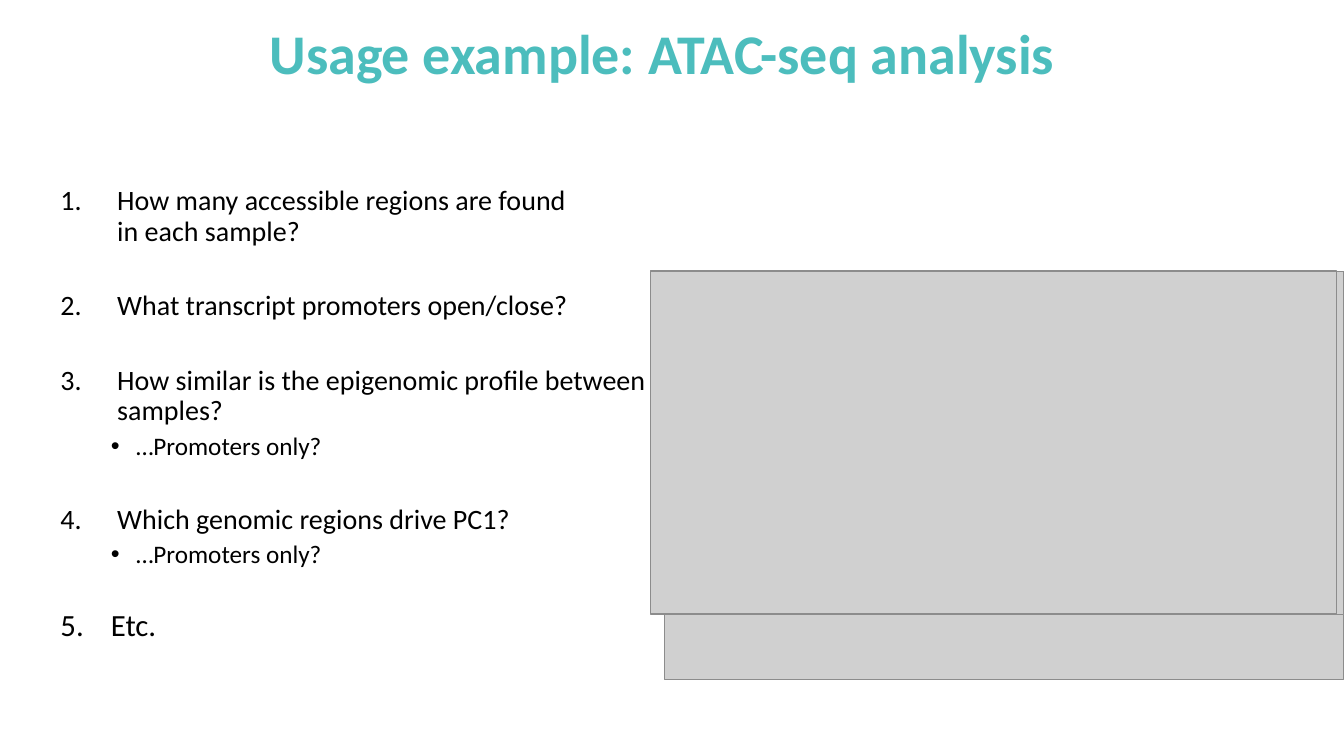
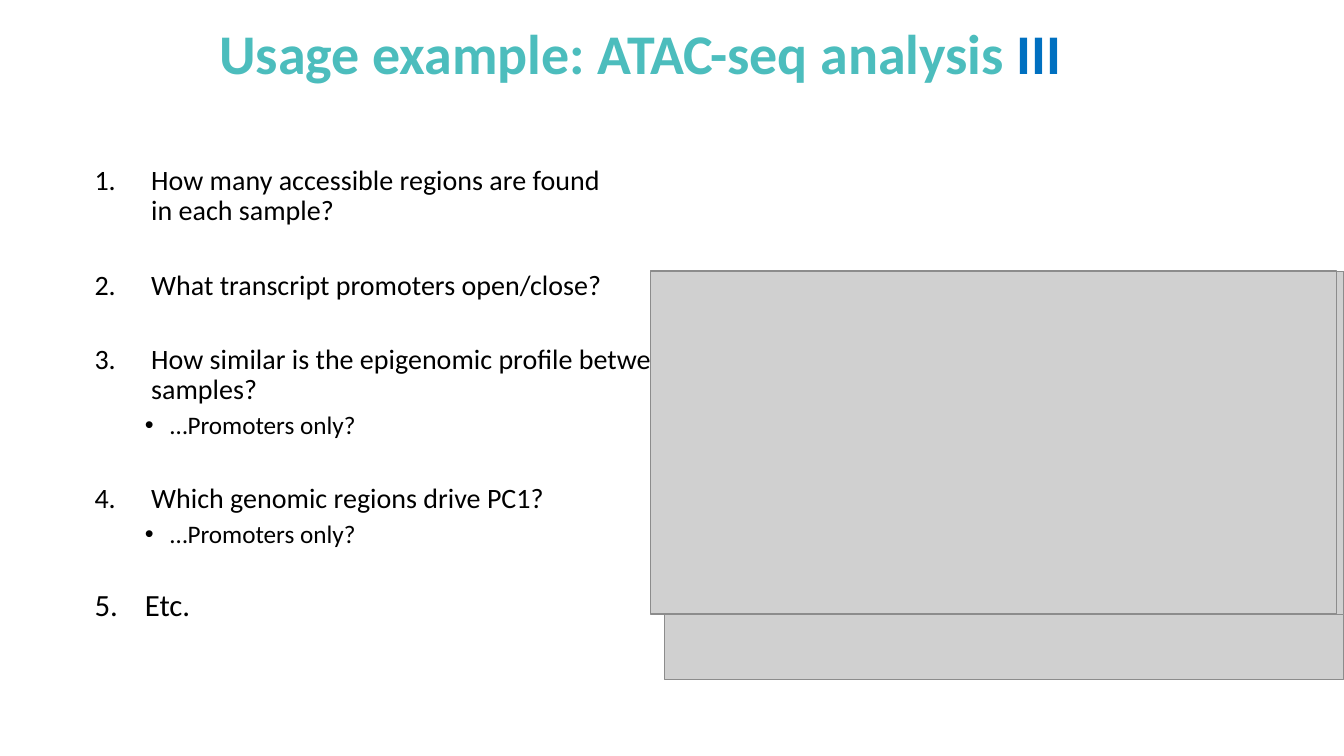
Before and after one commit to NCBI-Codeathons/OMOPOmics, a slide deck: slide 7 of docs/ppt/OMOPomics_Day3.pptx. Drawn at 1344x756 pixels with LibreOffice and Linux fonts; fonts in the diff are those of the drawing; grey boxes stand for pictures. Boxes give left, top, right and bottom in pixels: in the first picture for what was removed or moved away, otherwise in the second. Text is boxed around its words. In the diff, an @@ line names an element or a change of style, - is before the commit and + after.

```diff
--- a/docs/ppt/OMOPomics_Day3.pptx
+++ b/docs/ppt/OMOPomics_Day3.pptx
@@ title at (x1=219, y1=34, x2=1062, y2=84): text changed @@
-Usage example: ATAC-seq analysis
+Usage example: ATAC-seq analysis III
@@ text "How many accessible regions are ..." moved from (x1=111, y1=190, x2=645, y2=637) to (x1=145, y1=170, x2=679, y2=617) @@
```
Also in this commit, not shown: 4 other slides changed.
